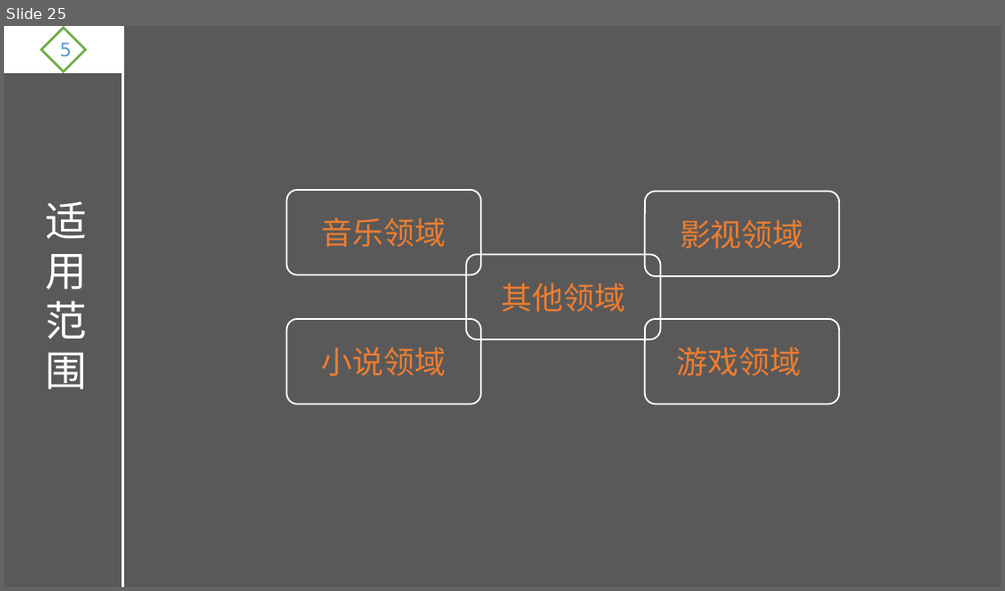
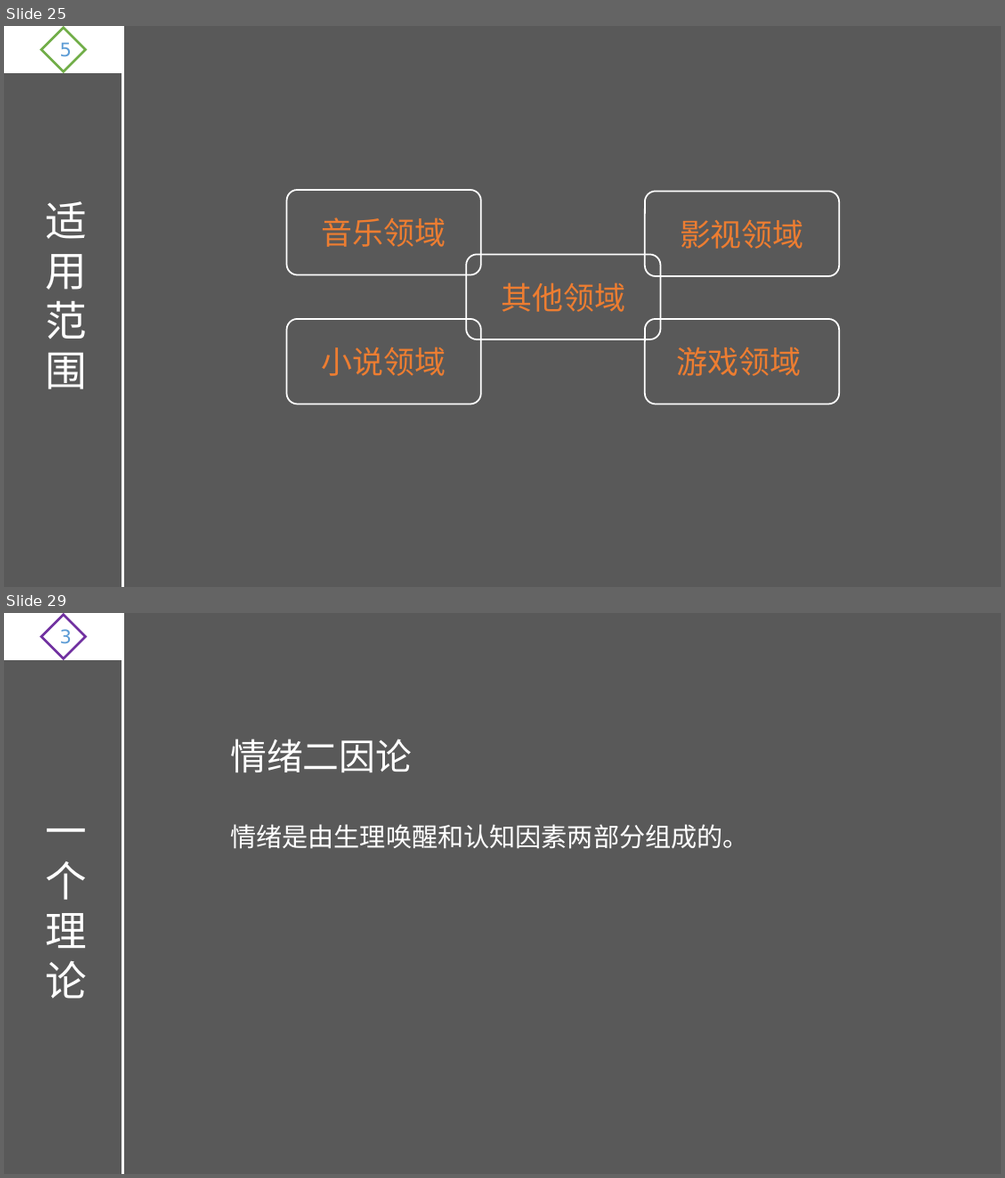
Before and after one commit to ThreePeopleGame/Death, a slide deck: Share/游戏设计理论.pptx. Shown one above the other, each under a label of ours: slide 25 before the commit, slides 25 and 29 after it; the slides between them are not shown. The pictures are 1005x591 and 1005x1178 pixels, drawn with LibreOffice and Linux fonts; fonts in the diff are those of the drawing. Boxes give left, top, right and bottom in pixels: in the first picture for what was removed or moved away, otherwise in the second. Text is boxed around its words. In the diff, an @@ line names an element or a change of style, - is before the commit and + after.

```diff
--- a/Share/游戏设计理论.pptx
+++ b/Share/游戏设计理论.pptx
@@ slide 29 added at bbox=[4, 613, 1001, 1174], background #595959 @@
@@ rectangle added at bbox=[4, 613, 123, 660], fill #FFFFFF, outline #FFFFFF 1.5 pt @@
@@ diamond added at bbox=[41, 615, 86, 658], outline #7030A0 2.25 pt, 18 pt, text #5B9BD5 @@
+3
@@ line added from (123, 613) to (123, 1174), #FFFFFF 2.25 pt @@
@@ text added at bbox=[230, 738, 412, 772], 35 pt, text #FFFFFF @@
+情绪二因论
@@ text added at bbox=[230, 824, 749, 849], 25 pt, text #FFFFFF @@
+情绪是由生理唤醒和认知因素两部分组成的。
@@ text added at bbox=[45, 828, 87, 998], 40 pt, text #FFFFFF @@
+一个理论
```
Also in this commit, not shown: 5 other slides added, 1 other file.
